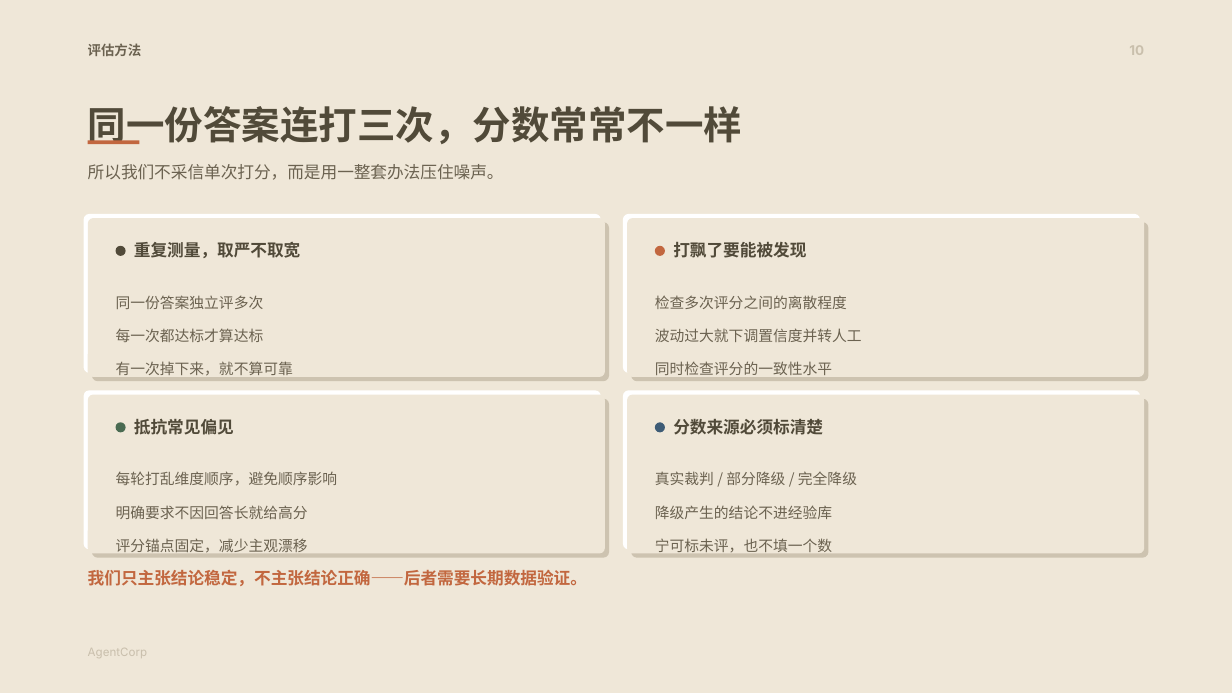
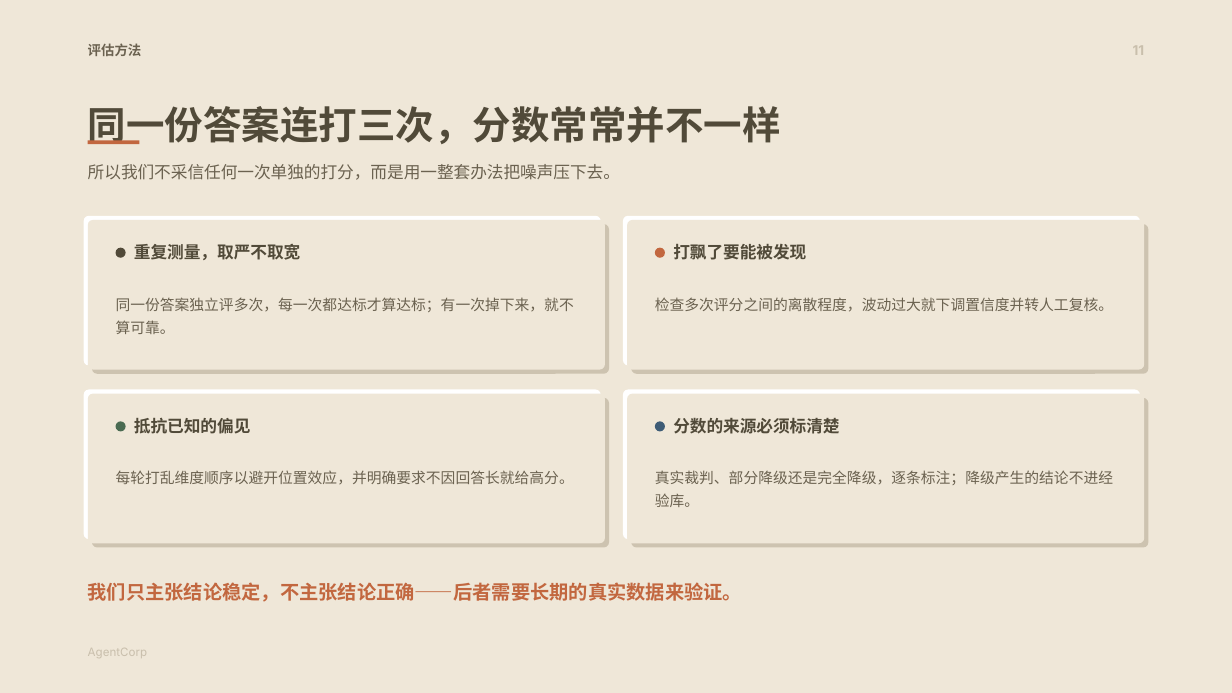
Before and after one commit to 1692775560/AgentCorp, a slide deck: slide 16 of 方案PPT/AgentCorp-方案.pptx (slide 15 before the commit). Drawn at 1232x693 pixels with LibreOffice and Linux fonts; fonts in the diff are those of the drawing. Boxes give left, top, right and bottom in pixels: in the first picture for what was removed or moved away, otherwise in the second. Text is boxed around its words. In the diff, an @@ line names an element or a change of style, - is before the commit and + after.

Commit message:
chore: 更新方案 PPT——封面主张改写，新增职场场景页，要点由碎片短语改为完整句，重做五张插图并修正图文溢出

```diff
--- a/方案PPT/AgentCorp-方案.pptx
+++ b/方案PPT/AgentCorp-方案.pptx
@@ text at [1133,46,1145,55]: text changed @@
-10
+11
@@ text at [88,106,781,144]: text changed @@
-同一份答案连打三次，分数常常不一样
+同一份答案连打三次，分数常常并不一样
@@ text at [88,164,620,180]: text changed @@
-所以我们不采信单次打分，而是用一整套办法压住噪声。
+所以我们不采信任何一次单独的打分，而是用一整套办法把噪声压下去。
@@ rounded rectangle: place and size @@
-rounded rectangle at [84,213,602,372]
+rounded rectangle at [84,215,602,365]
@@ rounded rectangle: place and size @@
-rounded rectangle at [88,218,605,377]
+rounded rectangle at [88,220,605,370]
@@ rounded rectangle: place and size @@
-rounded rectangle at [91,222,609,381]
+rounded rectangle at [91,224,609,373]
@@ rounded rectangle: place and size @@
-rounded rectangle at [623,213,1141,372]
+rounded rectangle at [623,215,1141,365]
@@ rounded rectangle: place and size @@
-rounded rectangle at [628,218,1145,377]
+rounded rectangle at [628,220,1145,370]
@@ rounded rectangle: place and size @@
-rounded rectangle at [631,222,1149,381]
+rounded rectangle at [631,224,1149,373]
@@ text at [116,297,574,334]: text changed @@
-同一份答案独立评多次
-每一次都达标才算达标
-有一次掉下来，就不算可靠
+同一份答案独立评多次，每一次都达标才算达标；有一次掉下来，就不算可靠。
@@ text at [655,297,1113,312]: text changed @@
-检查多次评分之间的离散程度
-波动过大就下调置信度并转人工
-同时检查评分的一致性水平
+检查多次评分之间的离散程度，波动过大就下调置信度并转人工复核。
@@ rounded rectangle: place and size @@
-rounded rectangle at [84,390,602,549]
+rounded rectangle at [84,389,602,539]
@@ rounded rectangle: place and size @@
-rounded rectangle at [623,390,1141,549]
+rounded rectangle at [623,389,1141,539]
@@ rounded rectangle: place and size @@
-rounded rectangle at [88,395,605,554]
+rounded rectangle at [88,394,605,543]
@@ rounded rectangle: place and size @@
-rounded rectangle at [91,398,609,557]
+rounded rectangle at [91,397,609,547]
@@ text at [134,418,250,434]: text changed @@
-抵抗常见偏见
+抵抗已知的偏见
@@ rounded rectangle: place and size @@
-rounded rectangle at [628,395,1145,554]
+rounded rectangle at [628,394,1145,543]
@@ rounded rectangle: place and size @@
-rounded rectangle at [631,398,1149,557]
+rounded rectangle at [631,397,1149,547]
@@ text at [673,418,839,434]: text changed @@
-分数来源必须标清楚
+分数的来源必须标清楚
@@ text at [116,470,574,484]: text changed @@
-每轮打乱维度顺序，避免顺序影响
-明确要求不因回答长就给高分
-评分锚点固定，减少主观漂移
+每轮打乱维度顺序以避开位置效应，并明确要求不因回答长就给高分。
@@ text at [655,470,1113,507]: text changed @@
-真实裁判 / 部分降级 / 完全降级
-降级产生的结论不进经验库
-宁可标未评，也不填一个数
+真实裁判、部分降级还是完全降级，逐条标注；降级产生的结论不进经验库。
@@ text at [88,582,742,602]: text changed; size 13 to 15 pt @@
-我们只主张结论稳定，不主张结论正确——后者需要长期数据验证。
+我们只主张结论稳定，不主张结论正确——后者需要长期的真实数据来验证。
```
Also in this commit, not shown: 17 other slides changed, 5 slides added, 4 slides removed, 1 other file.
